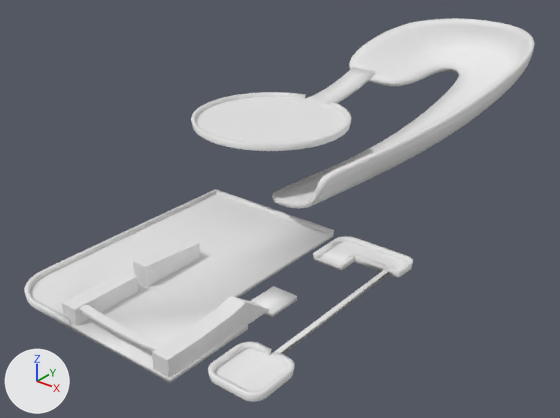
Two versions of the Blender file Content/Geometry/Stage.blend, one commit apart.
Rendered twice from a 50 mm lens placed at (123.2, -150.4, 68.0), pointed at (9.4, -8.1, -20.2). The lights are fixed; the arrows at lower left show +X, +Y and +Z.
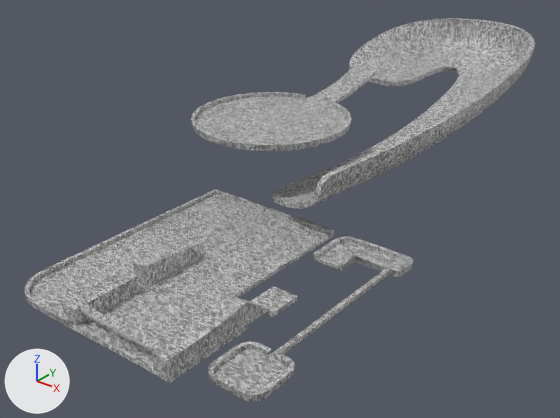
Pixel boxes [x1, y1, x2, y2] of what changed, in the pictures (560 x 418 px):
'Plane', reshaped, modifiers changed: [272, 18, 535, 209] in both
'Cube.002', recoloured (white to grey): [152, 296, 269, 378] in both
'Cube.001', recoloured (white to grey): [62, 271, 138, 326] in both
'Cube', recoloured (white to grey): [133, 238, 200, 287] in both
part 1 of me_cylinder, added: after [191, 72, 375, 151]
part 2 of me_cylinder, recoloured (white to grey): [195, 67, 375, 143] in both
part 4 of me_plane_001, added: after [24, 189, 413, 402]
part 5 of me_plane_001, recoloured (white to grey): [29, 191, 409, 391] in both
part 6 of me_plane_002, added: after [79, 304, 164, 351]

Diff of the bpy script that builds the scene:
```diff
--- a/Content/Geometry/Stage.blend.py
+++ b/Content/Geometry/Stage.blend.py
@@ mat_test @@
+mat_test = bpy.data.materials.new('Test')
+# nodes: BsdfPrincipled, Mapping, OutputMaterial, TexBrick, TexCoord
@@ me_cylinder @@
 # used by ob_cylinder; location = (0.0, 0.0, 0.0)
-me_cylinder.from_pydata(...)  # 74 vertices, 37 faces; spans x -20.0..20.0, y -20.0..44.1, z 0.0..3.9
+me_cylinder.from_pydata(...)  # 148 vertices, 119 faces; spans x -21.0..21.0, y -21.0..44.4, z -1.0..3.9
+# me_cylinder part 1
+# 74 vertices are added at x -21.0..21.0, y -21.0..44.4, z -1.0..3.0
+# 82 new faces join them
+# me_cylinder part 2: 37 faces spanning x -20.0..20.0, y -20.0..44.1, z 0.0..3.9 switch from no material to mat_test
@@ me_plane @@
 # used by ob_plane; location = (19.3, 49.3, -0.6)
-me_plane.from_pydata(...)  # 30 vertices, 18 faces; spans x -31.3..19.9, y -66.5..39.8, z -15.8..13.7
+me_plane.from_pydata(...)  # 2482 vertices, 2480 faces; spans x -31.6..21.1, y -66.5..40.6, z -16.8..13.7
+# me_plane part 3: 30 vertices removed from x -31.3..19.9, y -66.5..39.8, z -15.8..13.7; 2482 vertices added at x -31.6..21.1, y -66.5..40.6, z -16.8..13.7
+me_plane.materials.append(mat_test)
@@ me_plane_001 @@
 # used by ob_plane_001; location = (30.9, -52.5, -20.8)
-me_plane_001.from_pydata(...)  # 159 vertices, 86 faces; spans x -41.9..21.8, y -22.0..41.9, z 0.0..1.0
+me_plane_001.from_pydata(...)  # 318 vertices, 263 faces; spans x -42.9..22.8, y -23.0..42.9, z -1.0..1.0
+# me_plane_001 part 4: 159 vertices added at x -42.9..22.8, y -23.0..42.9, z -1.0..1.0
+# me_plane_001 part 5: 86 faces spanning x -41.9..21.8, y -22.0..41.9, z 0.0..1.0 switch from no material to mat_test
@@ me_cube @@
 me_cube.from_pydata(...)  # 8 vertices, 6 faces; spans x -2.0..2.0, y -8.2..8.2, z -2.0..3.3
+me_cube.materials.append(mat_test)
@@ me_cube_001 @@
 me_cube_001.from_pydata(...)  # 8 vertices, 6 faces; spans x -2.0..2.0, y -8.2..8.2, z -2.0..2.0
+me_cube_001.materials.append(mat_test)
@@ me_plane_002 @@
 # used by ob_plane_002; location = (21.8, -72.4, -17.6)
-me_plane_002.from_pydata(...)  # 28 vertices, 13 faces; spans x -11.6..11.0, y -1.0..1.0, z -0.2..0.6
+me_plane_002.from_pydata(...)  # 530 vertices, 528 faces; spans x -11.7..11.0, y -1.0..1.0, z -0.7..0.6
+# me_plane_002 part 6: 502 vertices added at x -11.7..11.0, y -1.0..1.0, z -0.7..0.6
+me_plane_002.materials.append(mat_test)
@@ me_cube_002 @@
 me_cube_002.from_pydata(...)  # 24 vertices, 22 faces; spans x -2.0..2.0, y -8.2..20.6, z -2.1..3.5
+me_cube_002.materials.append(mat_test)
@@ ob_cylinder @@
 ob_cylinder.location = (0.0, 0.0, 0.0)
-_m = ob_cylinder.modifiers.new('Solidify', 'SOLIDIFY')
-_m.thickness = 1.0
@@ ob_plane @@
 ob_plane.location = (19.3, 49.3, -0.6)
-_m = ob_plane.modifiers.new('Subdivision', 'SUBSURF')
-_m.levels = 2
-_m = ob_plane.modifiers.new('Solidify', 'SOLIDIFY')
-_m.thickness = 1.5
@@ ob_plane_001 @@
 ob_plane_001.location = (30.9, -52.5, -20.8)
-_m = ob_plane_001.modifiers.new('Solidify', 'SOLIDIFY')
-_m.thickness = 1.0
```
